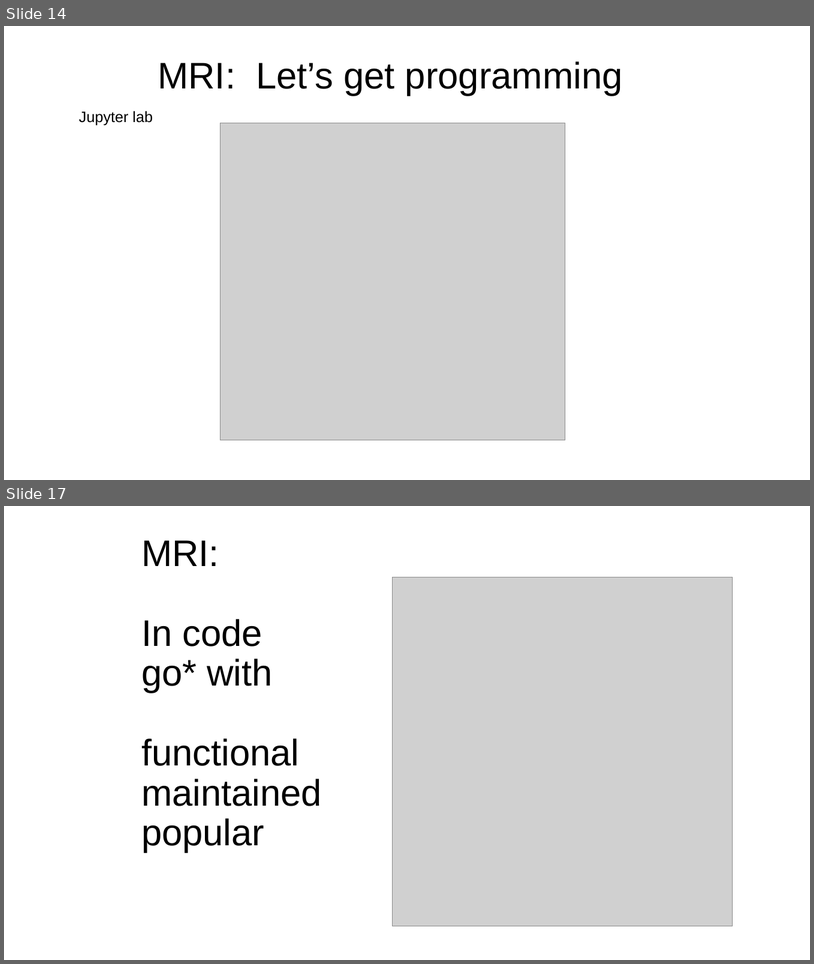
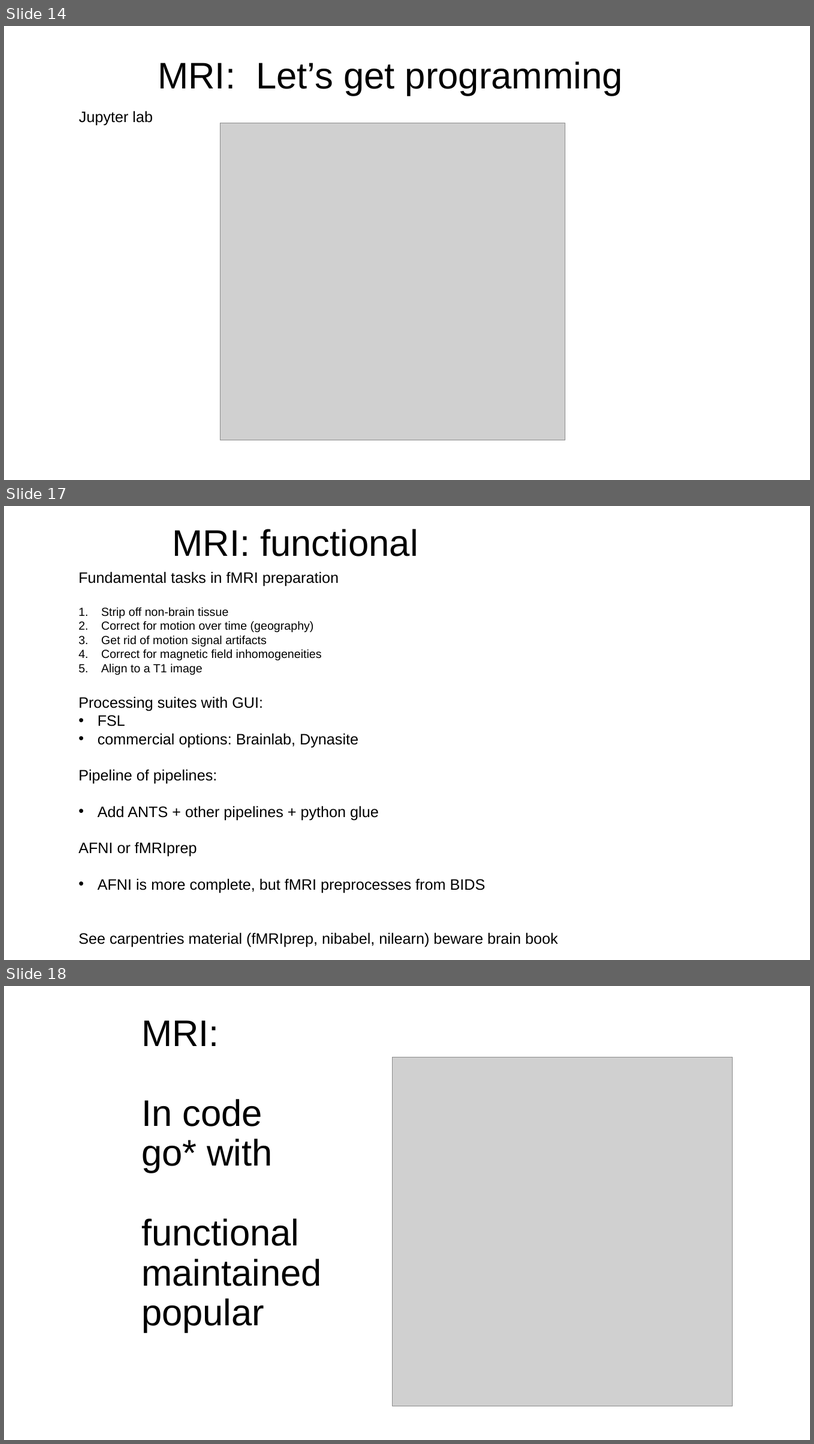
Before and after one commit to esciencecenter-digital-skills/medical-image-processing-materials, a slide deck: presentations/mri_lecture.pptx. Shown one above the other, each under a label of ours: slides 14 and 17 before the commit, slides 14, 17 and 18 after it; the slides between them are not shown. The pictures are 814x964 and 814x1444 pixels, drawn with LibreOffice and Linux fonts; fonts in the diff are those of the drawing; grey boxes stand for pictures; background and template pictures are left out. Boxes give left, top, right and bottom in pixels: in the first picture for what was removed or moved away, otherwise in the second. Text is boxed around its words. In the diff, an @@ line names an element or a change of style, - is before the commit and + after.

```diff
--- a/presentations/mri_lecture.pptx
+++ b/presentations/mri_lecture.pptx
@@ slide 17 added at (4, 506, 810, 960), background picture (left out) @@
@@ title added at (172, 529, 418, 556), 44 pt, text #000000 @@
+MRI: functional
@@ text added at (78, 571, 558, 947), 18 pt, text #000000 @@
+Fundamental tasks in fMRI preparation
+1. Strip off non-brain tissue
+2. Correct for motion over time (geography)
+3. Get rid of motion signal artifacts
+4. Correct for magnetic field inhomogeneities
+5. Align to a T1 image
+Processing suites with GUI:
+• FSL
+• commercial options: Brainlab, Dynasite
+Pipeline of pipelines:
+• Add ANTS + other pipelines + python glue
+AFNI or fMRIprep
+• AFNI is more complete, but fMRI preprocesses from BIDS
+See carpentries material (fMRIprep, nibabel, nilearn) beware brain book
@@ what was slide 17 is now slide 18 @@
```
Also in this commit, not shown: 2 slides changed, 1 other file.
